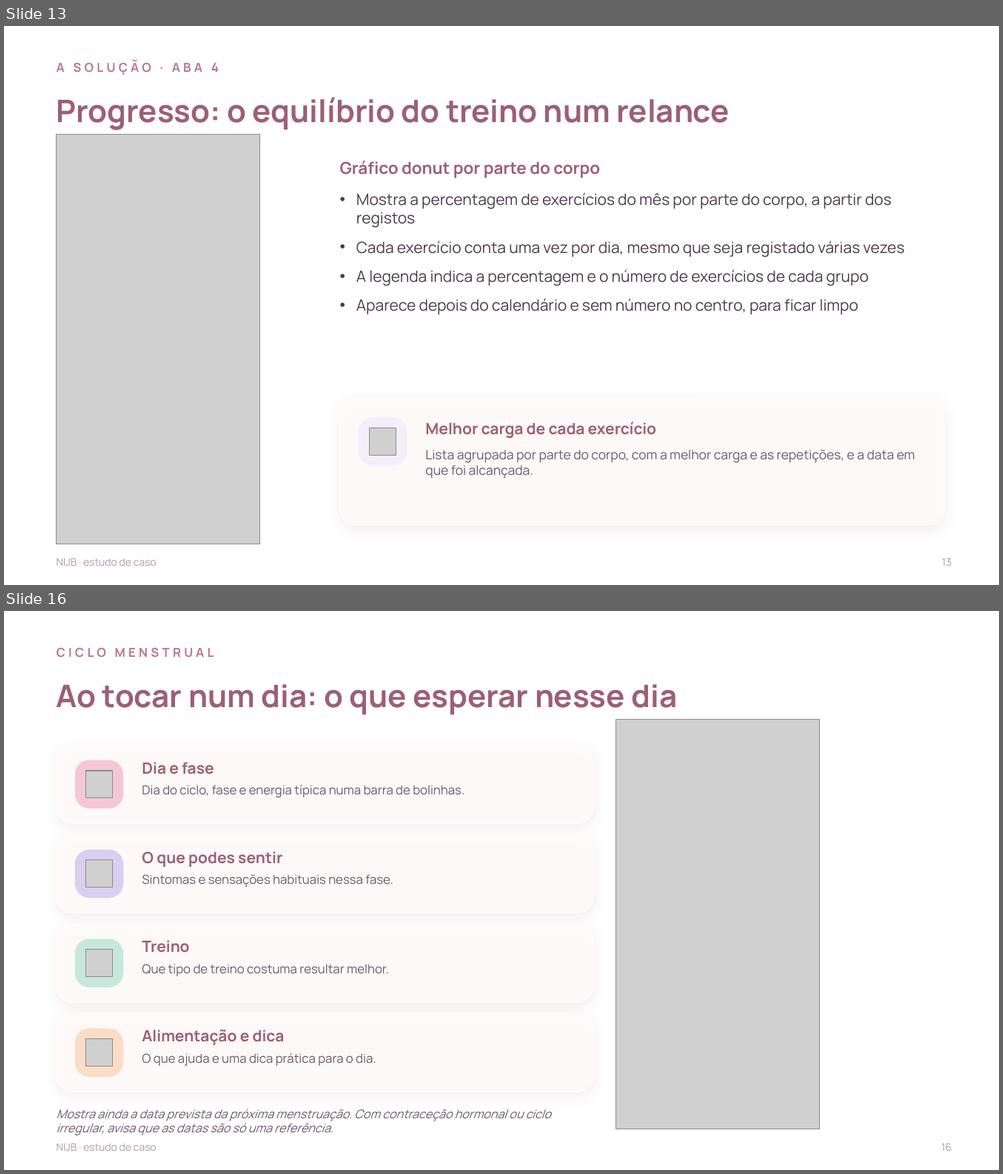
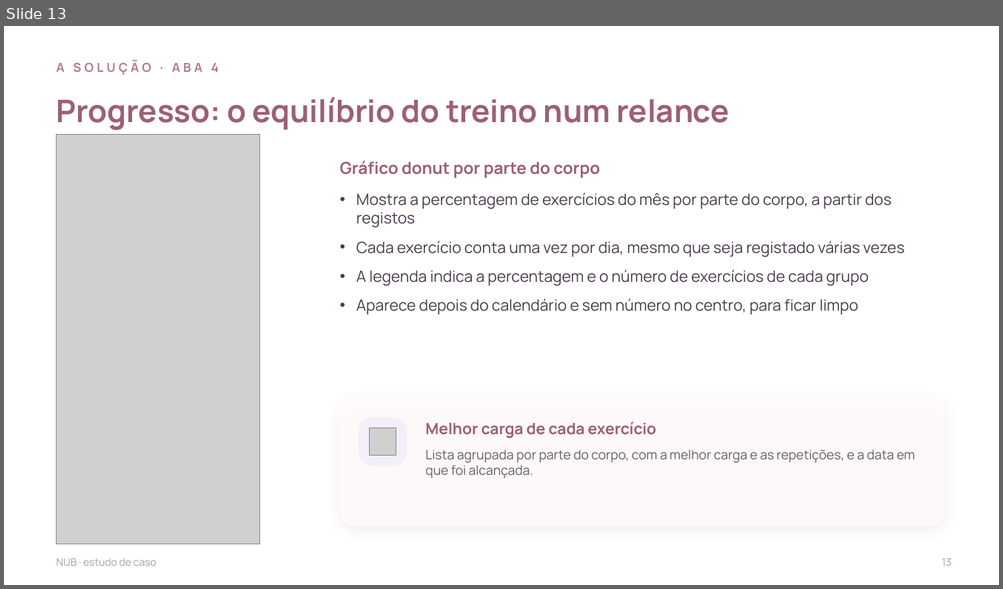
Before and after one commit to nauquero/nau-quero, a slide deck: NIJB-estudo-de-caso-completo.pptx. Shown one above the other, each under a label of ours: slides 13 and 16 before the commit, slide 13 after it; the slides between them are not shown. The pictures are 1003x1174 and 1003x589 pixels, drawn with LibreOffice and Linux fonts; fonts in the diff are those of the drawing; grey boxes stand for pictures; background and template pictures are left out. Boxes give left, top, right and bottom in pixels: in the first picture for what was removed or moved away, otherwise in the second. Text is boxed around its words. In the diff, an @@ line names an element or a change of style, - is before the commit and + after.

```diff
--- a/NIJB-estudo-de-caso-completo.pptx
+++ b/NIJB-estudo-de-caso-completo.pptx
@@ slide 16 removed at <box>4,611,999,1170</box>, background picture (left out) @@
@@ text removed at <box>57,647,214,657</box> @@
-CICLO MENSTRUAL
@@ text removed at <box>57,684,677,715</box> @@
-Ao tocar num dia: o que esperar nesse dia
@@ picture removed at <box>616,719,819,1130</box> @@
@@ rounded rectangle removed at <box>57,745,594,823</box> @@
@@ rounded rectangle removed at <box>75,760,123,809</box> @@
@@ text removed at <box>142,762,214,775</box> @@
-Dia e fase
@@ picture removed at <box>85,771,112,797</box> @@
@@ text removed at <box>142,785,464,797</box> @@
-Dia do ciclo, fase e energia típica numa barra de bolinhas.
@@ rounded rectangle removed at <box>57,834,594,913</box> @@
@@ rounded rectangle removed at <box>75,850,123,898</box> @@
@@ text removed at <box>142,851,282,867</box> @@
-O que podes sentir
@@ picture removed at <box>85,860,112,887</box> @@
@@ text removed at <box>142,874,393,887</box> @@
-Sintomas e sensações habituais nessa fase.
@@ rounded rectangle removed at <box>57,924,594,1002</box> @@
@@ rounded rectangle removed at <box>75,940,123,988</box> @@
@@ text removed at <box>142,940,189,953</box> @@
-Treino
@@ picture removed at <box>85,950,112,977</box> @@
@@ text removed at <box>142,964,389,977</box> @@
-Que tipo de treino costuma resultar melhor.
@@ rounded rectangle removed at <box>57,1014,594,1092</box> @@
@@ rounded rectangle removed at <box>75,1029,123,1077</box> @@
@@ text removed at <box>142,1030,284,1045</box> @@
-Alimentação e dica
@@ picture removed at <box>85,1039,112,1066</box> @@
@@ text removed at <box>142,1054,375,1066</box> @@
-O que ajuda e uma dica prática para o dia.
@@ text removed at <box>57,1109,551,1136</box> @@
-Mostra ainda a data prevista da próxima menstruação. Com contraceção hormonal ou ciclo irregular, avisa que as datas são só uma referência.
@@ text removed at <box>57,1144,156,1151</box> @@
-NIJB · estudo de caso
@@ text removed at <box>941,1144,951,1151</box> @@
-16
```
Also in this commit, not shown: 14 slides changed, 3 other slides removed.
